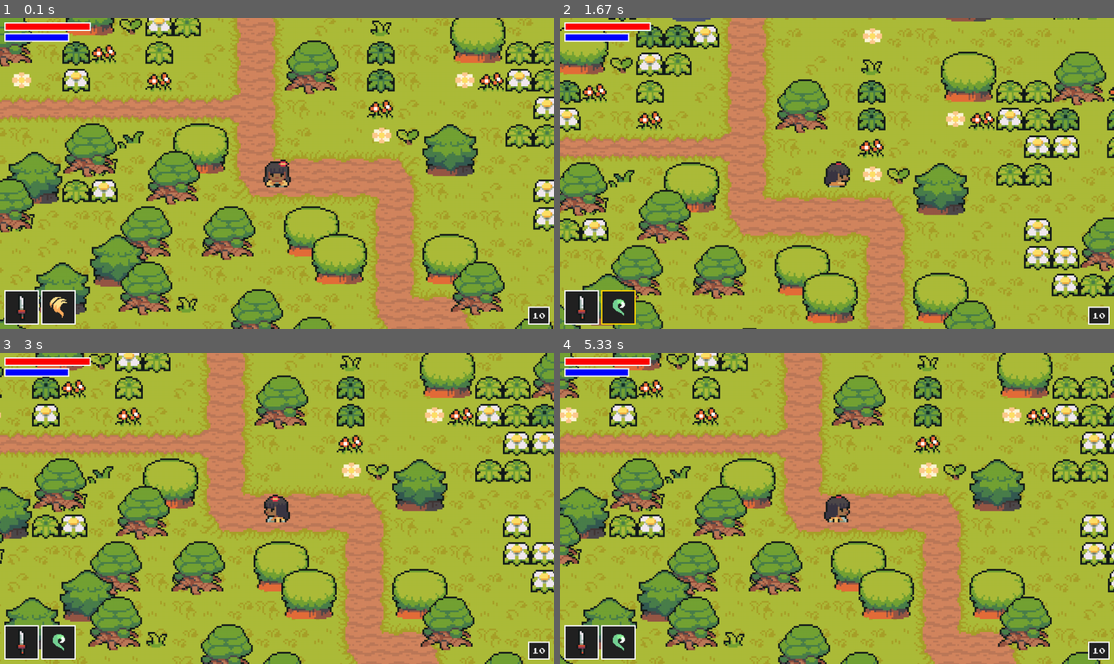
Above: before the commit, frames 1-4 (two rows, left to right).
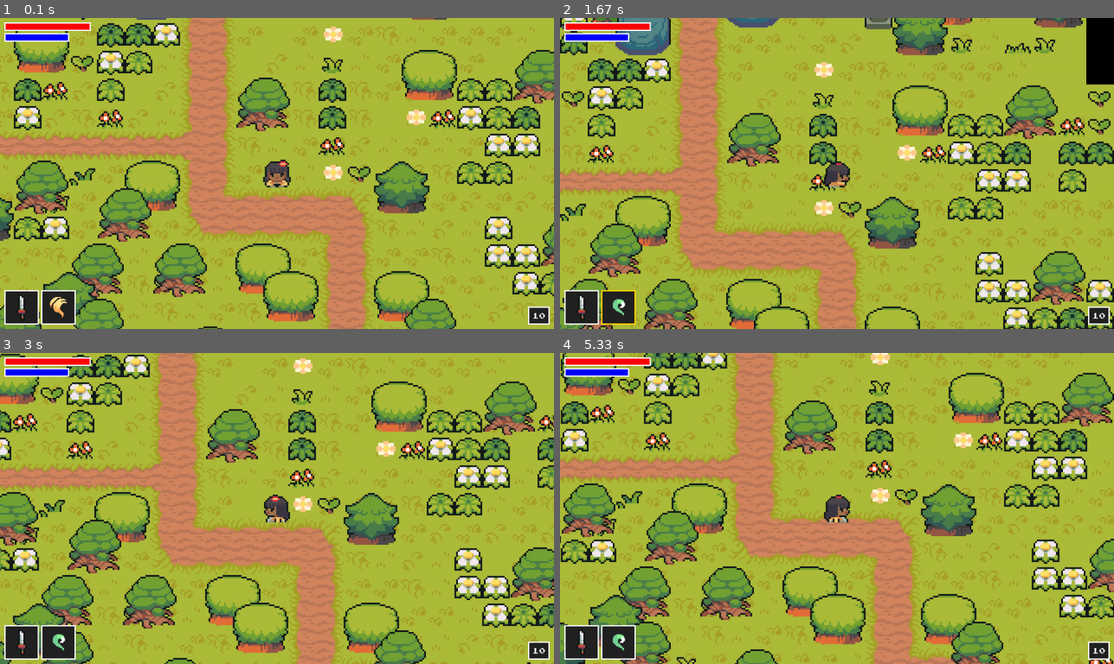
Above: after the commit, the same moments.

Repository: stchambers89/MyPygame
Game: pygame game, started from Main.py
Two runs of this game, one before a commit and one after it. Both use one fixed random seed, a clock stepped at 60 frames per second and the inputs below.
Inputs:
- Up to frame 1 (0.1 s): no input
- Up to frame 2 (1.67 s): tap Space at 0.33 s; hold Right 0.67-1.13 s; hold Up 1.17-1.47 s; hold Right from 1.5 s (still down); tap E at 1.65 s
- Up to frame 3 (3 s): release Right at 1.97 s; hold Left 2-2.53 s; hold Down 2.57-2.87 s; hold Left from 2.9 s (still down)
- Up to frame 4 (5.33 s): tap E at 3.05, 4.55 s; release Left at 3.3 s; hold Up 3.33-3.7 s; hold Right 3.73-4.37 s; hold Down 4.4-4.77 s; hold Left 4.8-5.27 s; hold Right from 5.3 s (still down)

The runs differ from the first frame. In frame 1, 64% of the frame differs, in the area x 0-100%, y 0-100%; in frame 2, 62%; in frame 3, 63%; in frame 4, 62%.

Commit message:
Refactor code

Diff:
--- /dev/null
+++ b/enemy.py
@@ -0,0 +1,13 @@
+import pygame
+from settings import *
+from entity import Entity
+
+class Enemy(Entity):
+    def __init__(self, monster_name, pos, groups):
+        super().__init__(groups)
+
+        self.sprite_type = 'enemy'
+
+        #enemy Graphics
+        self.image = pygame.Surface((TILESIZE, TILESIZE))
+        self.rect = self.image.get_rect(topleft = pos)
--- a/level.py
+++ b/level.py
@@ -33,6 +33,7 @@
             'boundary' : import_csv_layout('map\map_FloorBlocks.csv'),
             'grass' : import_csv_layout('map\map_Grass.csv'),
             'object' : import_csv_layout('map\map_Objects.csv'),
+            'entities' : import_csv_layout('map\map_Entities.csv')
         }
 
         graphics = {
@@ -54,13 +55,16 @@
                         if style == 'object':
                             surf = graphics['objects'][int(col)]
                             Tile((x,y), [self.visable_sprites, self.obstacle_sprites], 'objects', surf)
-        self.player = Player(
-            (2000,1430),
-            [self.visable_sprites],
-            self.obstacle_sprites,
-            self.create_attack,
-            self.destroy_attack,
-            self.create_magic)
+                        if style == 'entities':
+                            if col == '394':
+                                self.player = Player(
+                                    (x,y),
+                                    [self.visable_sprites],
+                                    self.obstacle_sprites,
+                                    self.create_attack,
+                                    self.destroy_attack,
+                                    self.create_magic)
+
 
     def create_attack(self):
         self.current_attack = Weapon(self.player, [self.visable_sprites])
